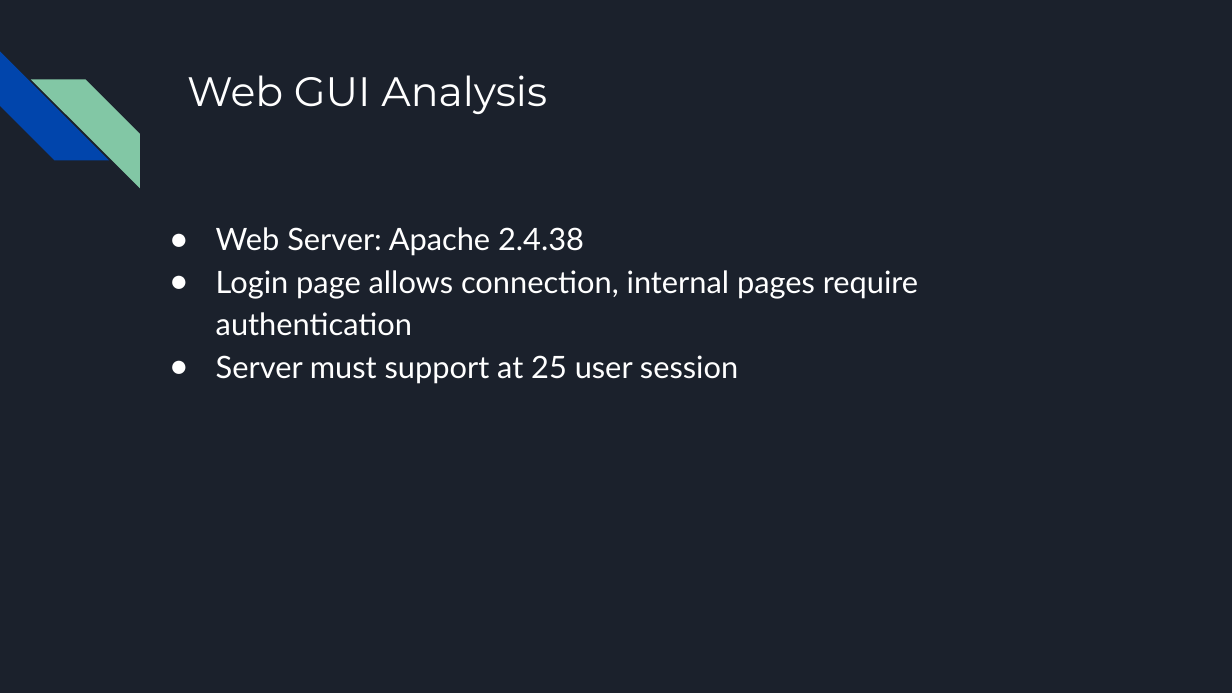
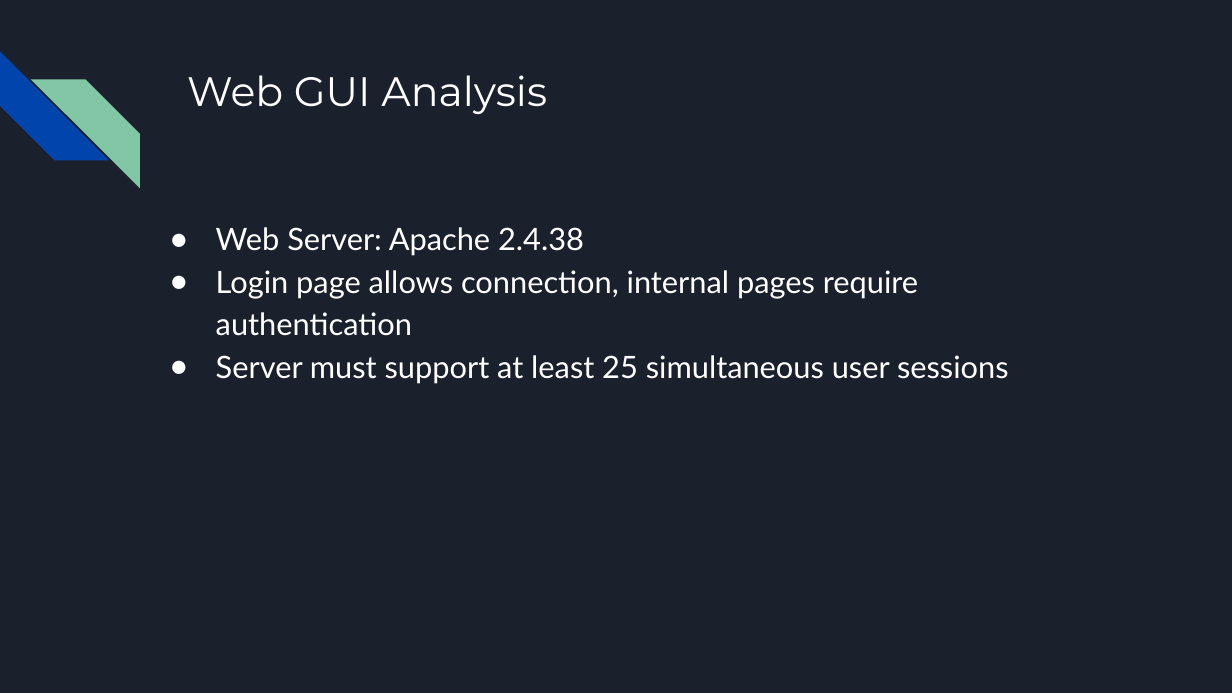
Before and after one commit to JoshCMoore/Massmine-for-the-Masses, a slide deck: slide 10 of documentation/slides/PresentationFeb14.pptx (slide 9 before the commit). Drawn at 1232x693 pixels with LibreOffice and Linux fonts; fonts in the diff are those of the drawing. Boxes give left, top, right and bottom in pixels: in the first picture for what was removed or moved away, otherwise in the second. Text is boxed around its words. In the diff, an @@ line names an element or a change of style, - is before the commit and + after.

```diff
--- a/documentation/slides/PresentationFeb14.pptx
+++ b/documentation/slides/PresentationFeb14.pptx
@@ text at box(216, 355, 1009, 384): text changed @@
-● Server must support at 25 user session
+● Server must support at least 25 simultaneous user sessions
```
Also in this commit, not shown: 1 slide added.
